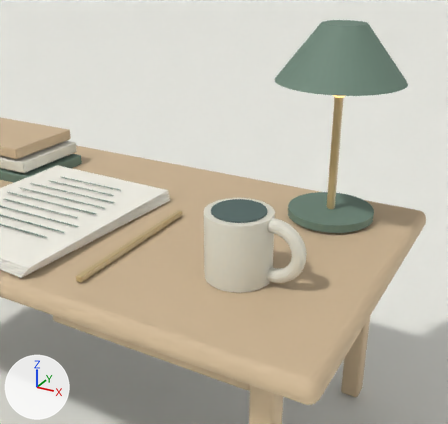
One commit to the Blender file assets/nordic/cabin-scenes.blend: the scene before it, then after it.
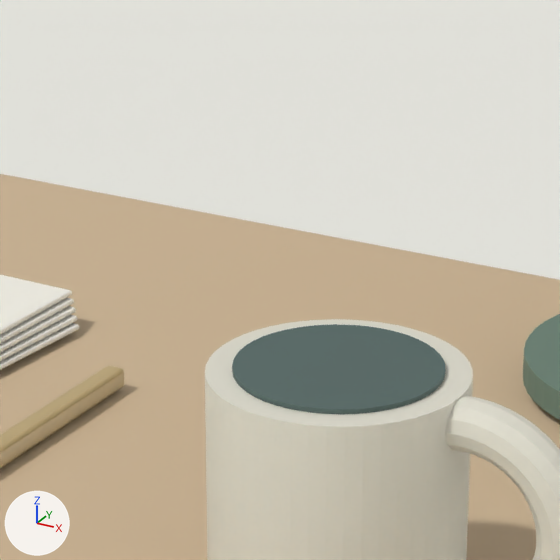
Each version appears first from a 50 mm lens placed at (3.12, -3.59, 3.778), pointed at (1.419, -0.498, 2.232), and next in a close-up on the part from 33% to 66% of the width and 27% to 62% of the height. The lights are fixed; the arrows at lower left show +X, +Y and +Z. The older version's two pictures come first.

Objects in the first close-up: 'Ceramic mug', 'Coffee', 'Lamp foot', 'Manuscript page', 'Manuscript page.001', 'Manuscript page.002', 'Manuscript page.003', 'Manuscript page.004', 'Mug handle', 'Oak desktop', 'Pencil', 'Studio ground'.
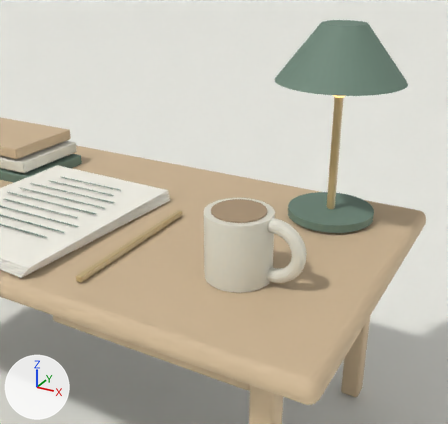
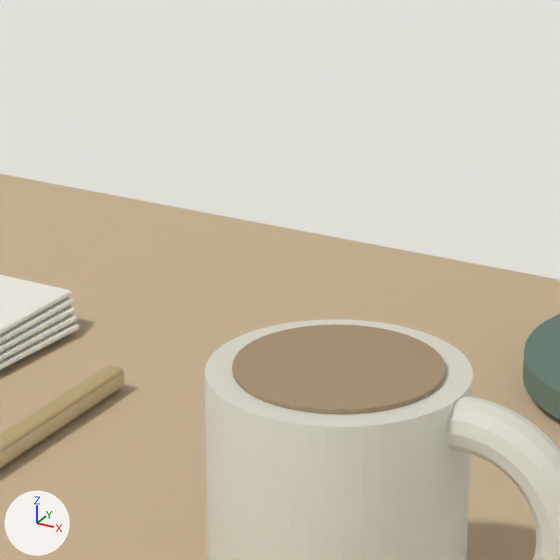
Boxes [x1, y1, x2, y2] around the edits, measured in the close-ups (560 x 560 px):
'Coffee', recoloured (greyish cyan to beige): [232, 324, 446, 414] in both

Edits to the bpy script that builds the scene:
```text
Add mat_coffee:
    mat_coffee = principled_material('Coffee')
    mat_coffee.base_color = (0.402, 0.292, 0.181)  # beige #aa9376
    mat_coffee.roughness = 0.7
Change me_cylinder_001:
    where me_cylinder_001.from_pydata(...)  # 96 vertices, 50 faces; spans x -0.175..0.175, y -0.175..0.175, z -0.004..0.004
    remove me_cylinder_001.materials.append(mat_charcoal_standing_seam)  # greyish cyan #556965
    add me_cylinder_001.materials.append(mat_coffee)  # beige #aa9376
```
